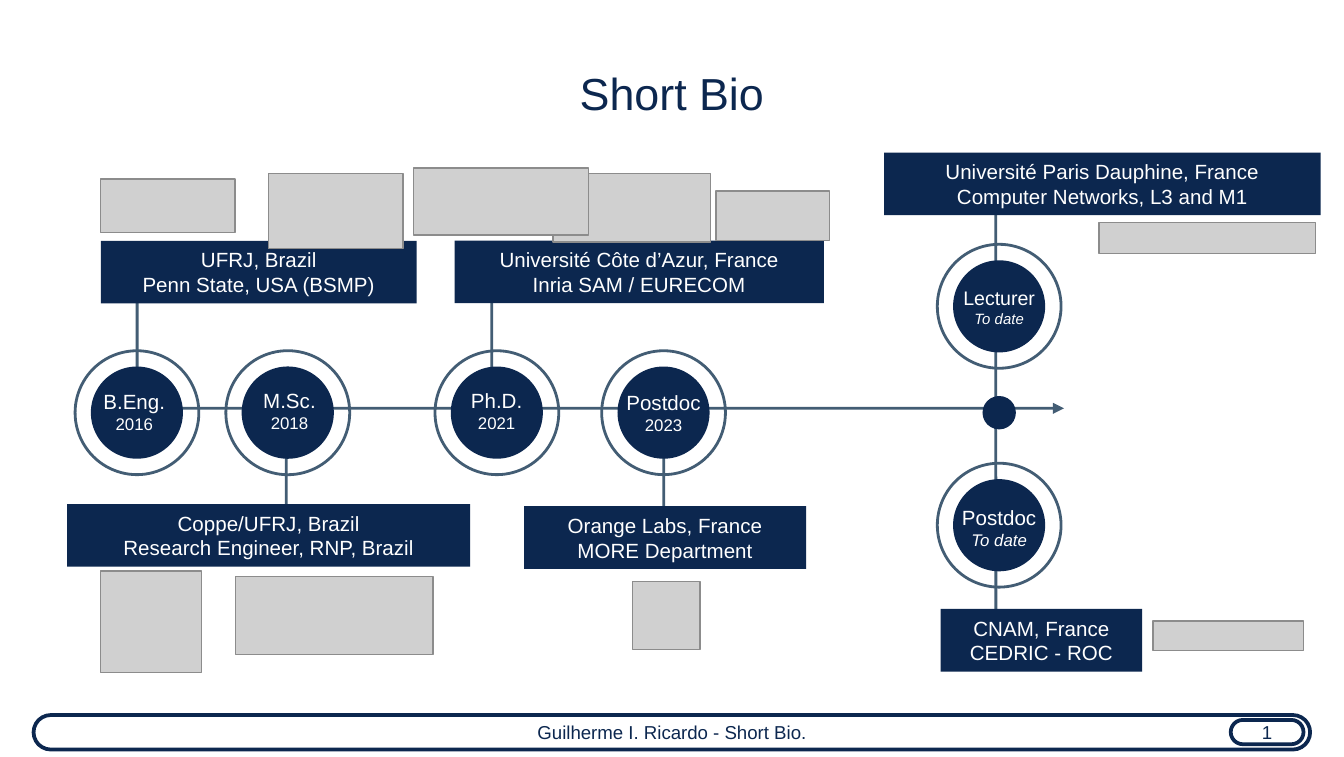
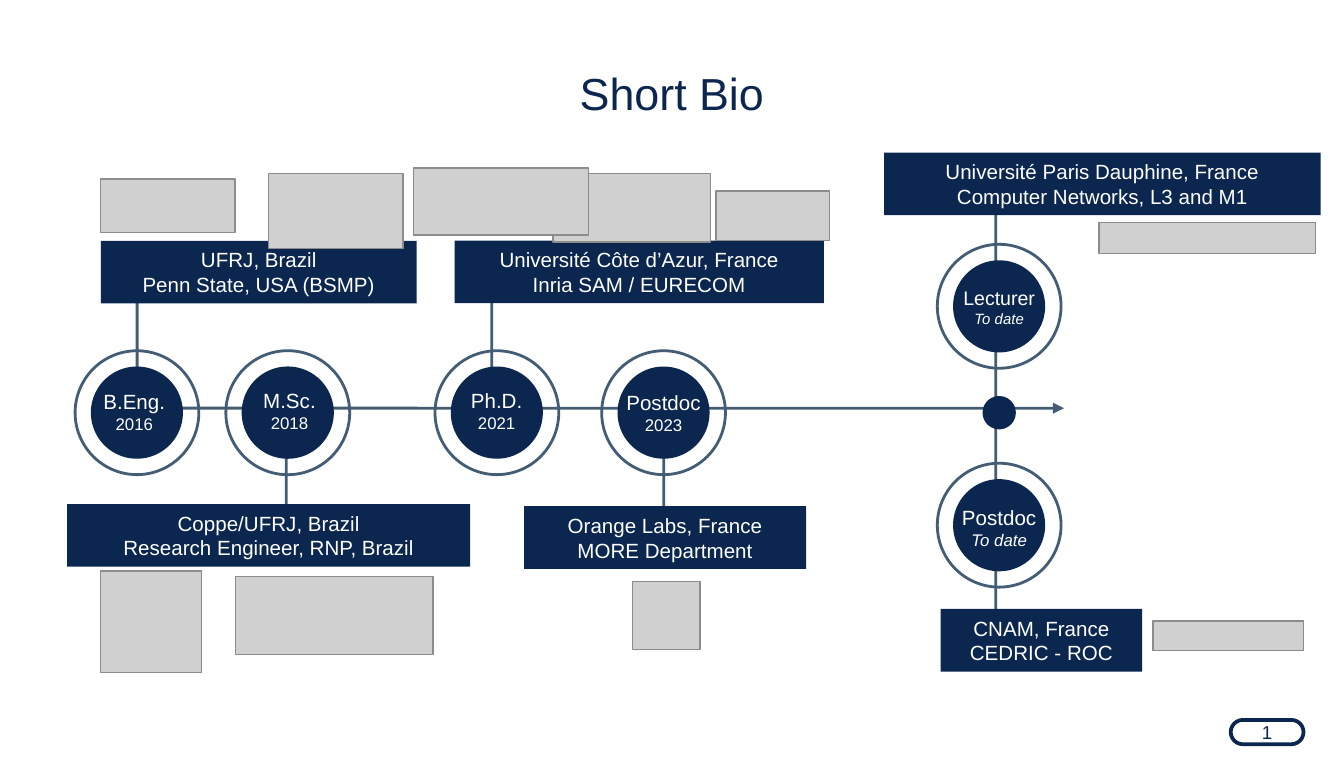
Before and after one commit to guilhermeir/mcf, a slide deck: slide 2 of ensea_background.odp. Drawn at 1344x757 pixels with LibreOffice and Linux fonts; fonts in the diff are those of the drawing; grey boxes stand for pictures. Boxes give left, top, right and bottom in pixels: in the first picture for what was removed or moved away, otherwise in the second. Text is boxed around its words. In the diff, an @@ line names an element or a change of style, - is before the commit and + after.

```diff
--- a/ensea_background.odp
+++ b/ensea_background.odp
@@ rounded rectangle removed at [34,715,1310,750] @@
-Guilherme I. Ricardo - Short Bio.
```
Also in this commit, not shown: 17 other slides changed, 1 slide added, 4 slides removed, 5 other files.
